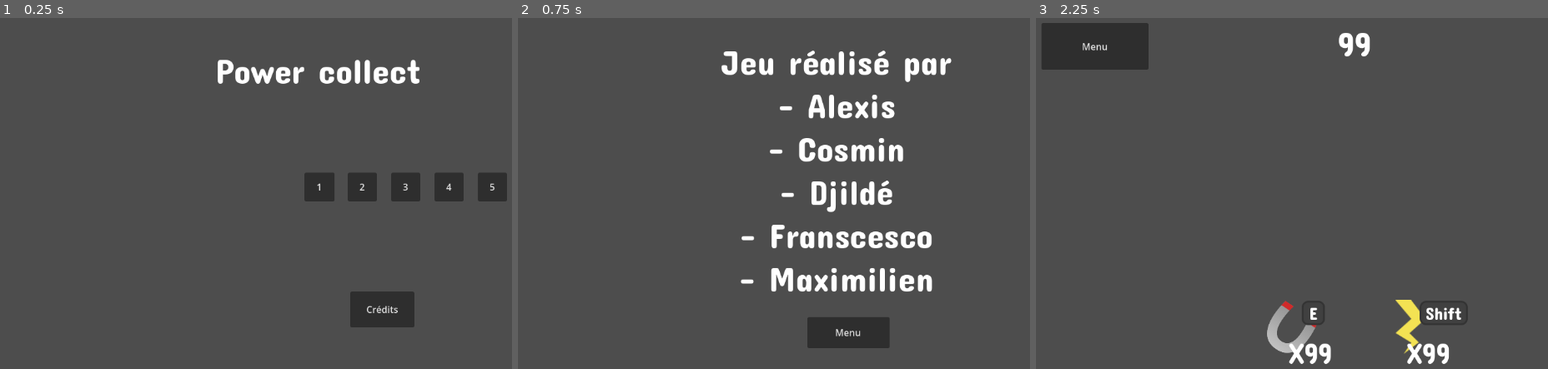
Above: before the commit, frames 1-3 (left to right).
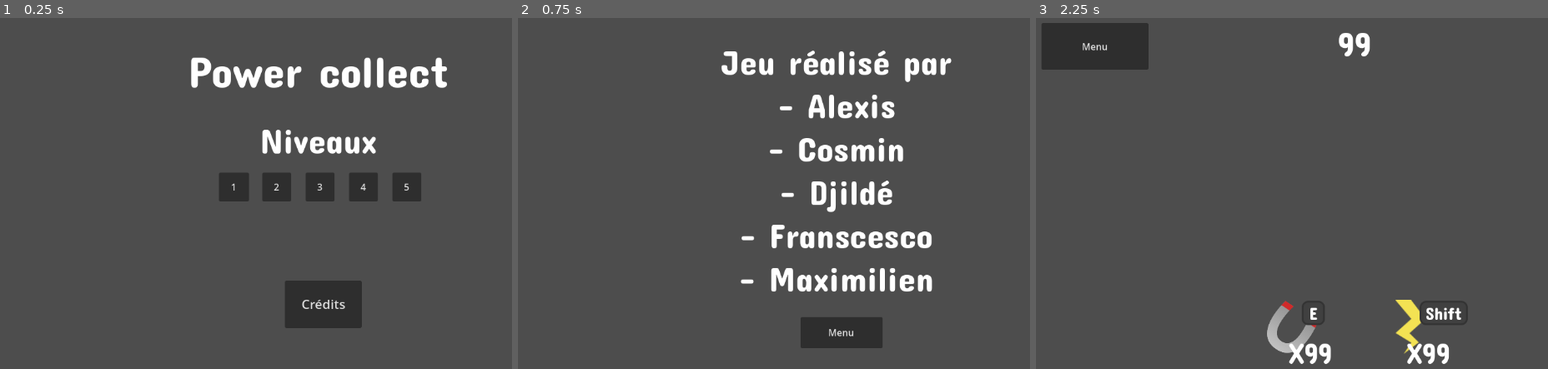
Above: after the commit, the same moments.

Repository: Sergueille/Collector
Game: Godot game, scene res://UI/menu_ui.tscn
Two runs of this game, one before a commit and one after it. Both use one fixed random seed, a clock stepped at 60 frames per second and the inputs below.
Inputs:
- Up to frame 1 (0.25 s): no input
- Up to frame 2 (0.75 s): click "Crédits" at 0.5 s
- Up to frame 3 (2.25 s): click "Menu" at 1.25 s; click "1" at 2 s

The runs differ from the first frame. In frame 1, 7.3% of the frame differs, in the area x 37-100%, y 11-89%; in frame 2, 0.3%; in frame 3, nothing differs.

Commit message:
modification des crédits

Diff:
--- a/UI/credit/credit_ui.tscn
+++ b/UI/credit/credit_ui.tscn
@@ -33,7 +33,7 @@
 
 [node name="CreditContainer" type="VBoxContainer" parent="."]
 layout_mode = 0
-offset_left = 525.0
+offset_left = 513.0
 offset_top = 423.0
 offset_right = 1152.0
 offset_bottom = 648.0
--- a/UI/menu_ui.tscn
+++ b/UI/menu_ui.tscn
@@ -21,8 +21,23 @@
 offset_right = 573.0
 offset_bottom = 160.0
 theme = ExtResource("1_jjnuu")
+theme_override_font_sizes/font_size = 76
+text = "Power collect"
+horizontal_alignment = 1
+vertical_alignment = 1
+
+[node name="Label" type="Label" parent="Label"]
+layout_mode = 1
+anchors_preset = -1
+anchor_left = 0.5
+anchor_right = 0.5
+offset_left = -574.0
+offset_top = 131.0
+offset_right = 573.0
+offset_bottom = 214.0
+theme = ExtResource("1_jjnuu")
 theme_override_font_sizes/font_size = 60
-text = "Power collect"
+text = "Niveaux"
 horizontal_alignment = 1
 vertical_alignment = 1
 
@@ -33,6 +48,7 @@
 anchor_right = 1.0
 anchor_bottom = 1.0
 offset_top = -363.0
+offset_right = -296.0
 offset_bottom = -228.0
 alignment = 1
 
@@ -76,12 +92,11 @@
 offset_bottom = 50.0
 text = "5"
 
-[node name="CreditContainer" type="VBoxContainer" parent="."]
+[node name="CreditContainer" type="HBoxContainer" parent="."]
 layout_mode = 0
-offset_left = 630.0
-offset_top = 335.0
-offset_right = 1152.0
-offset_bottom = 648.0
+offset_top = 472.0
+offset_right = 1035.0
+offset_bottom = 624.0
 alignment = 1
 
 [node name="CreditControl" type="Control" parent="CreditContainer"]
@@ -89,8 +104,9 @@
 
 [node name="CreditButton" type="Button" parent="CreditContainer/CreditControl"]
 layout_mode = 0
-offset_right = 111.0
-offset_bottom = 62.0
+offset_right = 133.0
+offset_bottom = 82.0
+theme_override_font_sizes/font_size = 22
 text = "Crédits"
 
 [connection signal="pressed" from="HBoxContainer/Control/PlayButton1" to="HBoxContainer/Control" method="_on_play_button_1_pressed"]
